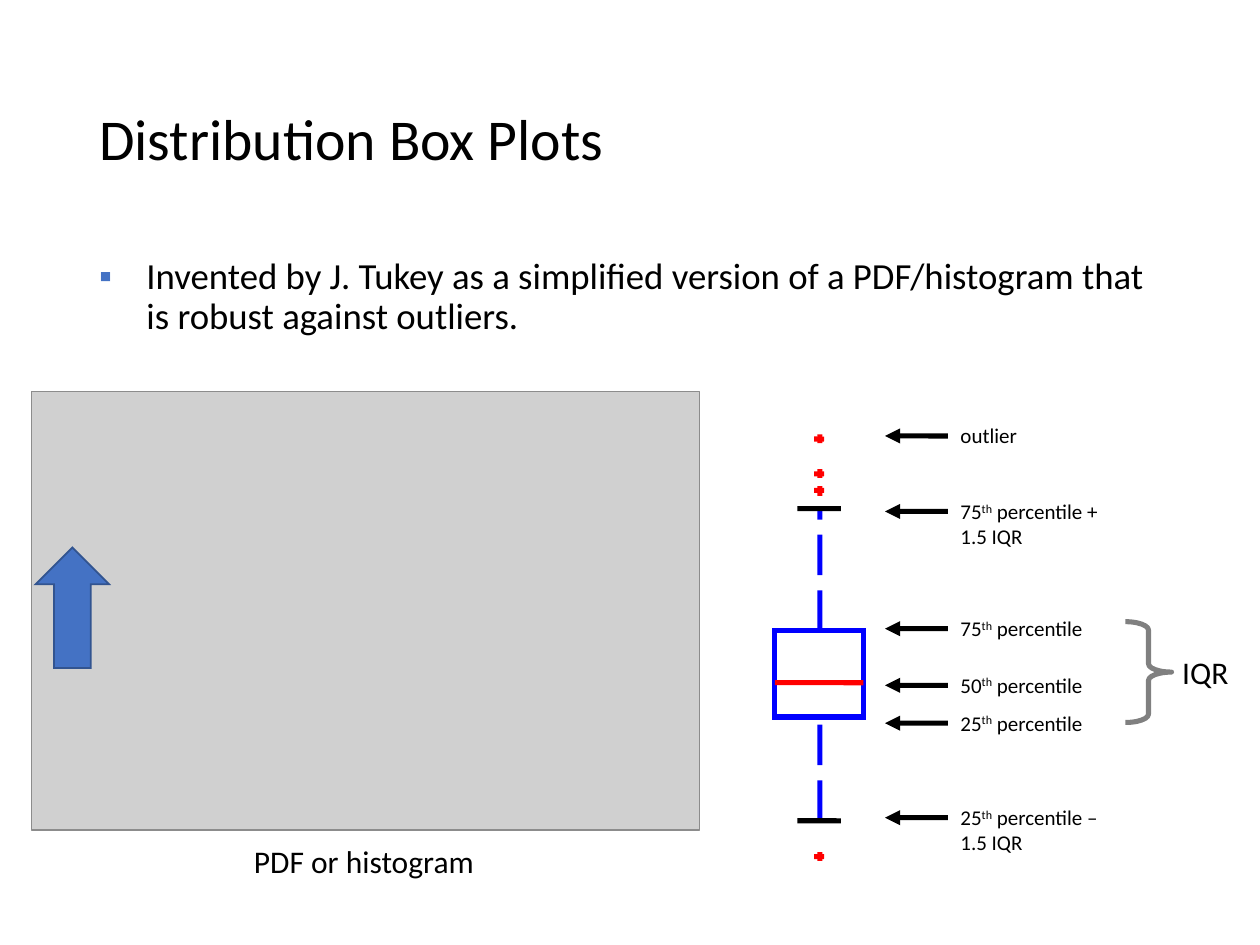
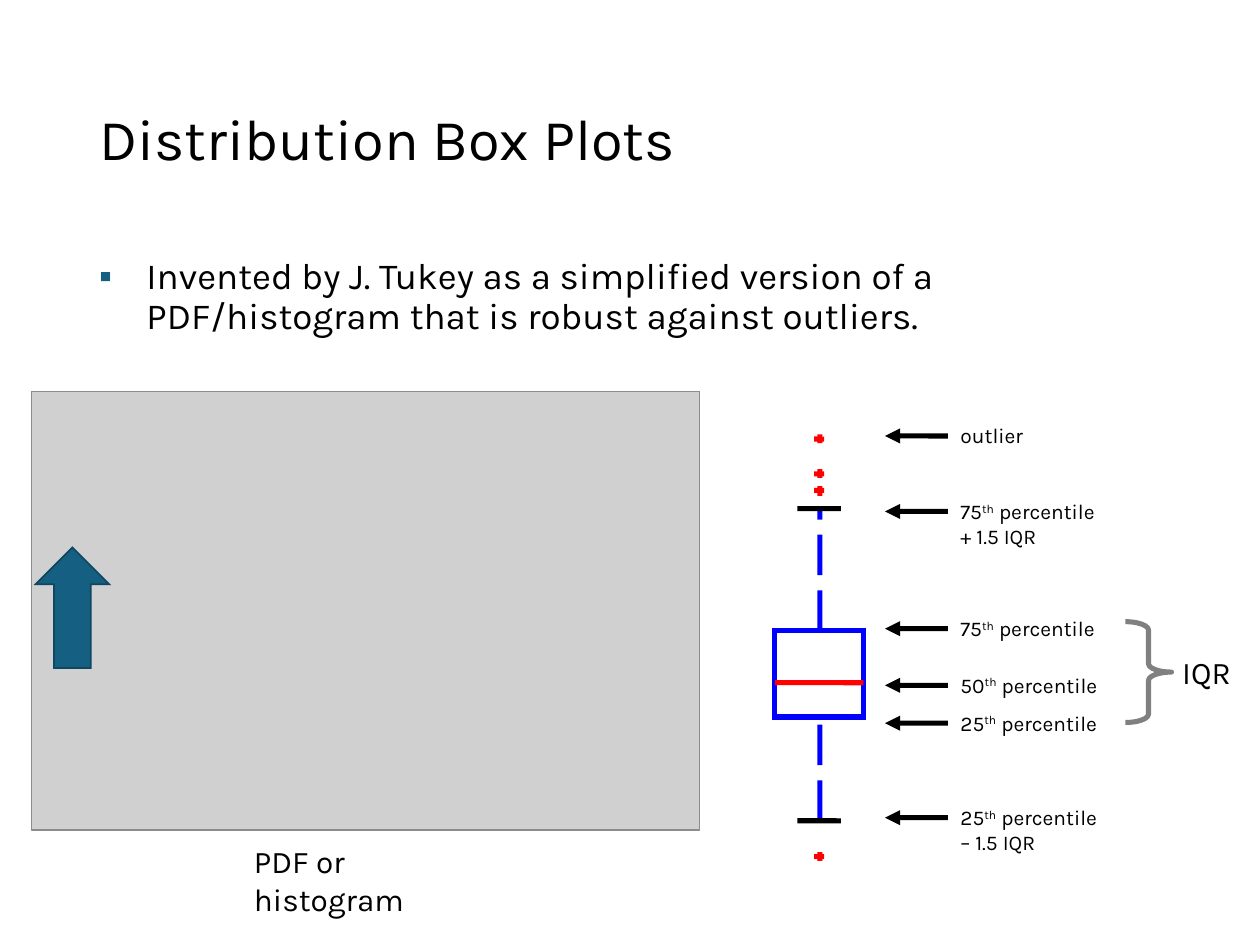
Before and after one commit to mhahsler/Introduction_to_Data_Mining_R_Examples, a slide deck: slide 26 of slides/chap2_exploration.pptx. Drawn at 1260x945 pixels with LibreOffice and Linux fonts; fonts in the diff are those of the drawing; grey boxes stand for pictures. Boxes give left, top, right and bottom in pixels: in the first picture for what was removed or moved away, otherwise in the second. Text is boxed around its words. In the diff, an @@ line names an element or a change of style, - is before the commit and + after.

```diff
--- a/slides/chap2_exploration.pptx
+++ b/slides/chap2_exploration.pptx
@@ text "Invented by J. Tukey as ..." at (x1=146, y1=263, x2=933, y2=338): font Calibri to Karla; bullet colour #4472C4 to #156082 @@
@@ down arrow at (x1=35, y1=548, x2=108, y2=669): fill #4472C4 to #156082; outline #325491 1 pt to #104760 1 pt @@
@@ font Calibri to Karla in 9 elements at (x1=99, y1=120, x2=675, y2=161), (x1=960, y1=428, x2=1023, y2=444), (x1=975, y1=810, x2=1097, y2=854), (x1=1001, y1=716, x2=1097, y2=736), (x1=999, y1=621, x2=1095, y2=641), (x1=1002, y1=678, x2=1098, y2=698), (x1=976, y1=504, x2=1095, y2=548), (x1=1182, y1=664, x2=1231, y2=690), (x1=254, y1=853, x2=404, y2=919) @@
```
Also in this commit, not shown: 35 other slides changed, 1 other file.
